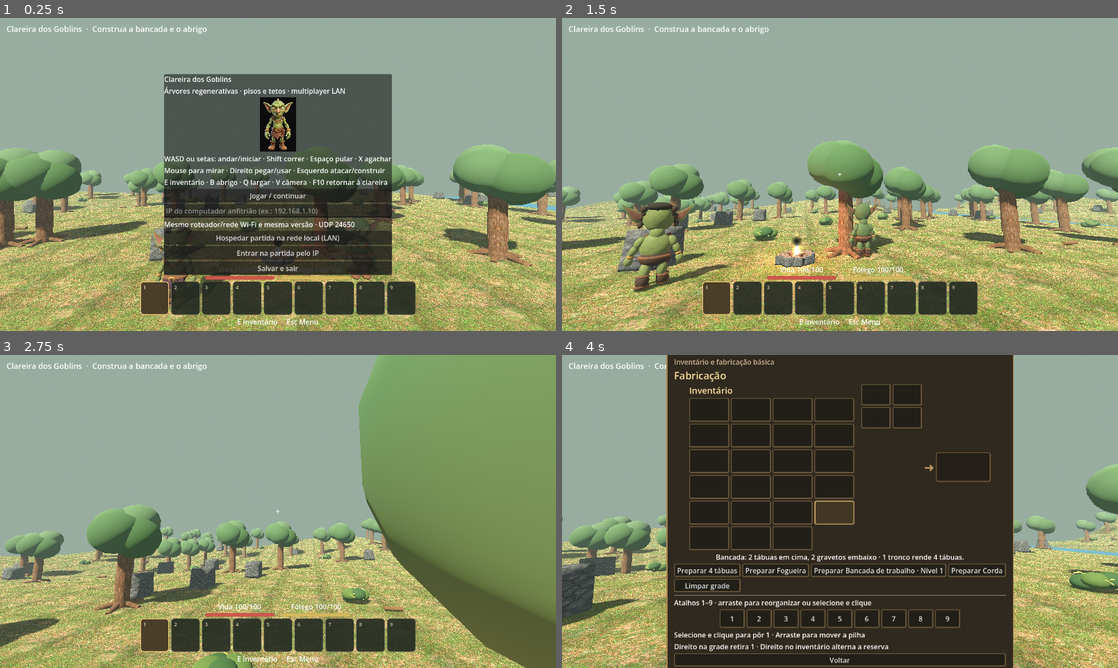
Above: before the commit, frames 1-4 (two rows, left to right).
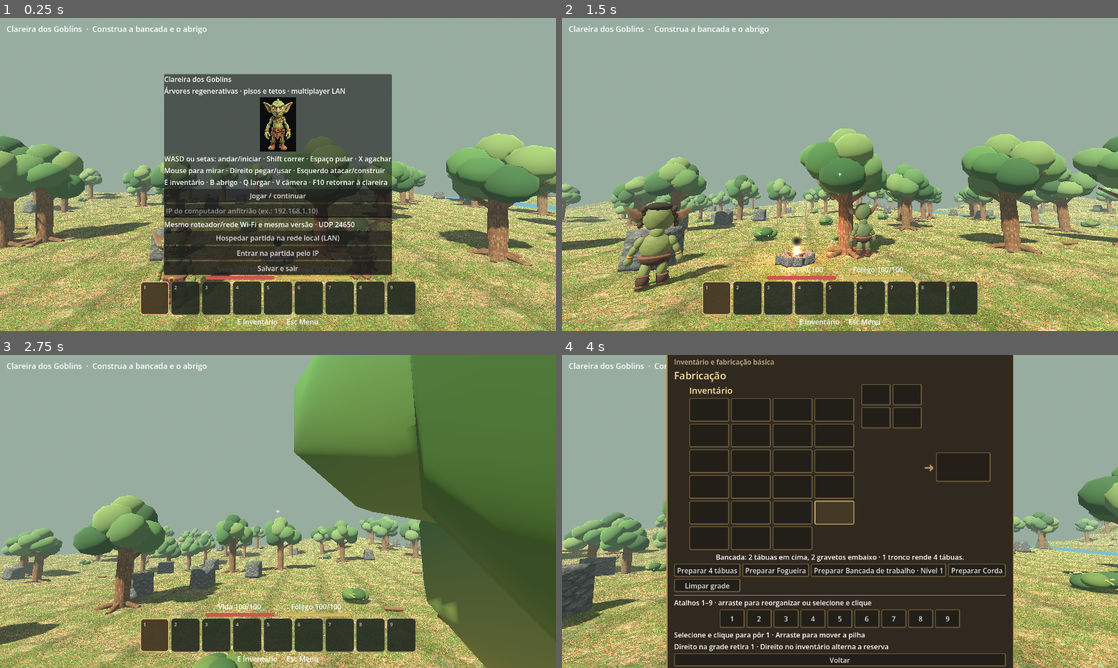
Above: after the commit, the same moments.

Repository: clebertressi88/clareira-dos-goblins
Game: Godot game, scene res://main.tscn
The game is run twice, just before and just after one commit, with the same random seed, the same clock (stepped at 60 frames per second) and the same inputs.
Inputs (mouse positions are in pixels of both pictures, inside the frame that each line leads up to):
- Up to frame 1 (0.25 s): no input
- Up to frame 2 (1.5 s): click "Jogar / continuar" at 0.5 s; tap Enter at 1.25, 1.35 s; move the mouse to (867, 174) at 1.27 s; hold W (goblin_frente) from 1.28 s (still down); click (867, 174) at 1.42 s
- Up to frame 3 (2.75 s): keep holding W (goblin_frente); tap Space at 1.52, 1.82, 2.27, 2.57 s; move the mouse to (250, 511) at 2.02 s; tap Keypad Enter at 2.1 s
- Up to frame 4 (4 s): keep holding W (goblin_frente); move the mouse to (851, 505) at 2.77 s; hold Shift 2.78-3.53 s; move the mouse to (834, 517) at 3.52 s; tap E at 3.6 s; click (834, 517) at 3.67 s; tap Space at 3.77 s

The runs differ from the first frame. In frame 1, 5.3% of the frame differs, in the area x 0-100%, y 36-75%; in frame 2, 7.7%; in frame 3, 33%, in the area x 0-100%, y 0-100%; in frame 4, 2.5%.

Commit message:
feat: integrar arvores organicas ao mapa preservando corte e crescimento

Diff:
--- a/Projeto-Godot/main.gd
+++ b/Projeto-Godot/main.gd
@@ -787,9 +787,9 @@
 			visual.add_child(growth)
 			# O tronco alto encaixa na mesma base de raio .23, sem salto visual.
 			cylinder(growth,Vector3(0,1.36,0),.23,1.68,"tree_bark",Color.WHITE)
-			for i in range(4):
-				var a := i*TAU/4
-				ball(growth,Vector3(cos(a)*.42,2.24+i*.18,sin(a)*.42),Vector3(1.5,1.35,1.38),"leaf"+str(i),Color("#456a38").lightened(i*.055))
+			# Copas detalhadas, galhos e variacao deterministica por ID.
+			# O tronco continua sendo a unica colisao da arvore.
+			preload("res://forest_tree_visual.gd").decorate(growth,materials["tree_bark"],id)
 			var stump := Node3D.new()
 			stump.name = "Toco"
 			visual.add_child(stump)
